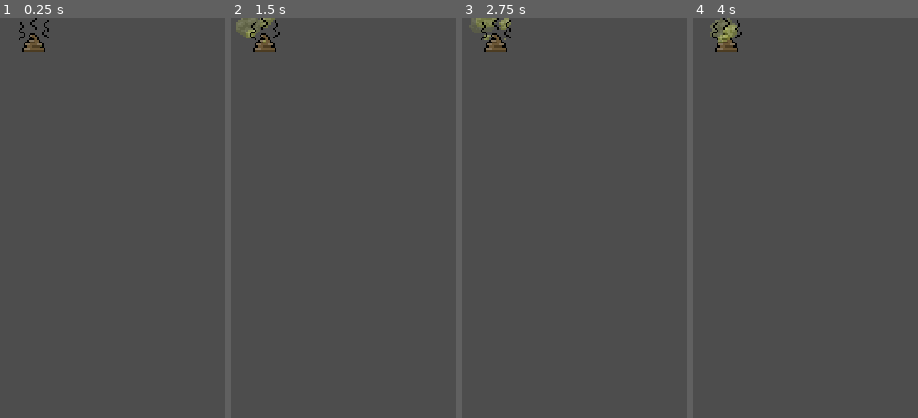
Above: before the commit, frames 1-4 (left to right).
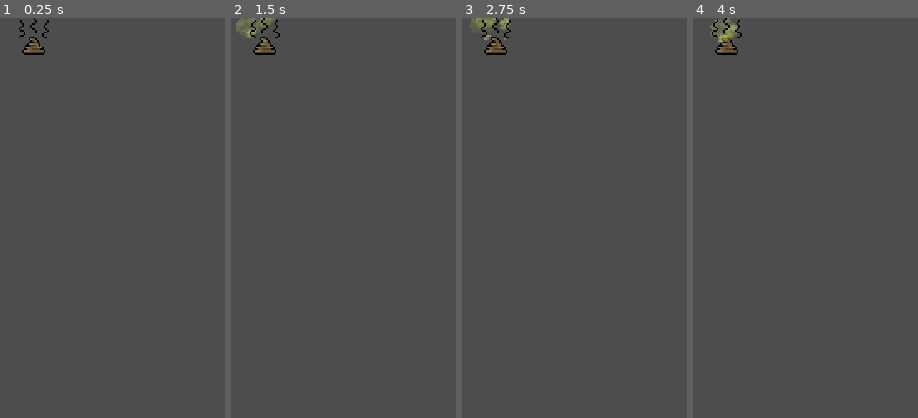
Above: after the commit, the same moments.

Repository: penwick0/5-nights-with-baby
Game: Godot game, scene res://poop.tscn
Same seed, same stepped clock (60 frames per second), same inputs: the game is played once before the commit and once after it. This scene is started directly instead of the project's main scene.
Inputs (mouse positions are % of the whole screen's width and height, from its top left):
- Up to frame 1 (0.25 s): no input
- Up to frame 2 (1.5 s): click (7, 2) at 0.5 s; click (7, 2) at 1.25 s
- Up to frame 3 (2.75 s): click (7, 2) at 2 s
- Up to frame 4 (4 s): no input
The pictures show only the part of the screen within x 0-50%, y 0-50%; the shares and areas given below are measured in that part.

The runs differ from the first frame. In frame 1, 0.5% of the frame differs, in the area x 8-22%, y 0-10%; in frame 2, 0.5%; in frame 3, 0.5%; in frame 4, 0.5%.

Commit message:
Fix poop sprite.

Diff:
--- a/poop.tscn
+++ b/poop.tscn
@@ -118,58 +118,6 @@
 "speed": 12.0
 }]
 
-[sub_resource type="SpriteFrames" id="SpriteFrames_fk71r"]
-animations = [{
-"frames": [{
-"duration": 1.0,
-"texture": SubResource("AtlasTexture_dfwpq")
-}, {
-"duration": 1.0,
-"texture": SubResource("AtlasTexture_p2cte")
-}, {
-"duration": 1.0,
-"texture": SubResource("AtlasTexture_mwjp6")
-}, {
-"duration": 1.0,
-"texture": SubResource("AtlasTexture_eyyqa")
-}, {
-"duration": 1.0,
-"texture": SubResource("AtlasTexture_sdysh")
-}, {
-"duration": 1.0,
-"texture": SubResource("AtlasTexture_ukfi8")
-}],
-"loop": true,
-"name": &"default",
-"speed": 12.0
-}]
-
-[sub_resource type="SpriteFrames" id="SpriteFrames_d14vn"]
-animations = [{
-"frames": [{
-"duration": 1.0,
-"texture": SubResource("AtlasTexture_sdysh")
-}, {
-"duration": 1.0,
-"texture": SubResource("AtlasTexture_ukfi8")
-}, {
-"duration": 1.0,
-"texture": SubResource("AtlasTexture_dfwpq")
-}, {
-"duration": 1.0,
-"texture": SubResource("AtlasTexture_p2cte")
-}, {
-"duration": 1.0,
-"texture": SubResource("AtlasTexture_mwjp6")
-}, {
-"duration": 1.0,
-"texture": SubResource("AtlasTexture_eyyqa")
-}],
-"loop": true,
-"name": &"default",
-"speed": 12.0
-}]
-
 [node name="Poop" type="Button"]
 custom_minimum_size = Vector2(40, 40)
 offset_right = 40.0
@@ -198,18 +146,18 @@
 position = Vector2(7, -9)
 sprite_frames = SubResource("SpriteFrames_7mtmt")
 autoplay = "default"
-frame = 1
-frame_progress = 0.0363146
 
 [node name="StinkLine2" type="AnimatedSprite2D" parent="AnimatedSprite2D"]
-position = Vector2(-7, -8)
-sprite_frames = SubResource("SpriteFrames_fk71r")
+position = Vector2(-7, -9)
+sprite_frames = SubResource("SpriteFrames_7mtmt")
 autoplay = "default"
+frame = 4
 
 [node name="StinkLine3" type="AnimatedSprite2D" parent="AnimatedSprite2D"]
-position = Vector2(0, -14)
-sprite_frames = SubResource("SpriteFrames_d14vn")
+position = Vector2(0, -12)
+sprite_frames = SubResource("SpriteFrames_7mtmt")
 autoplay = "default"
+frame = 2
 
 [connection signal="button_down" from="." to="." method="_on_button_down"]
 [connection signal="button_up" from="." to="." method="_on_button_up"]
Binary file changed: assets/baby/poop.png
Not shown: 1 places in poop.tscn that only renumber resources
